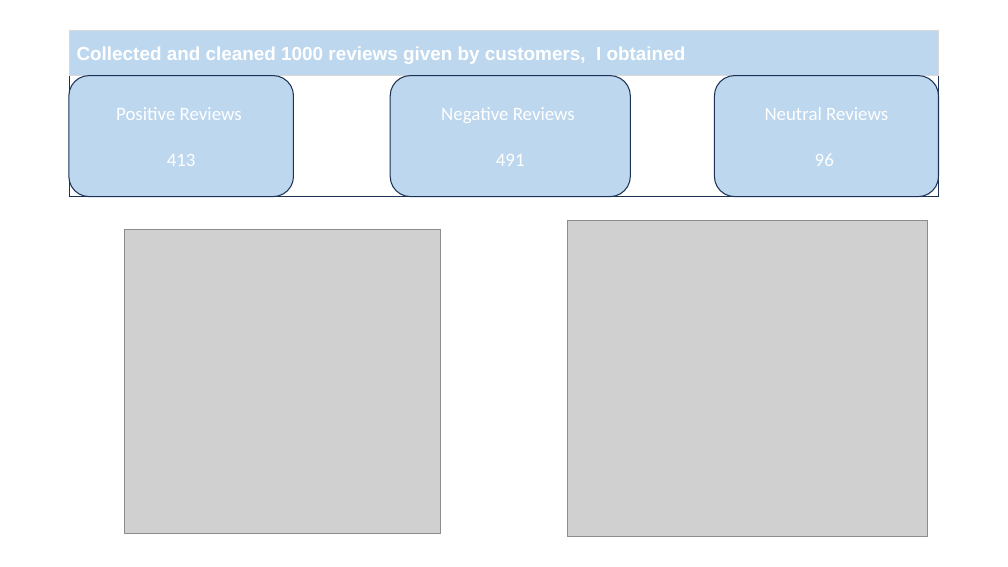
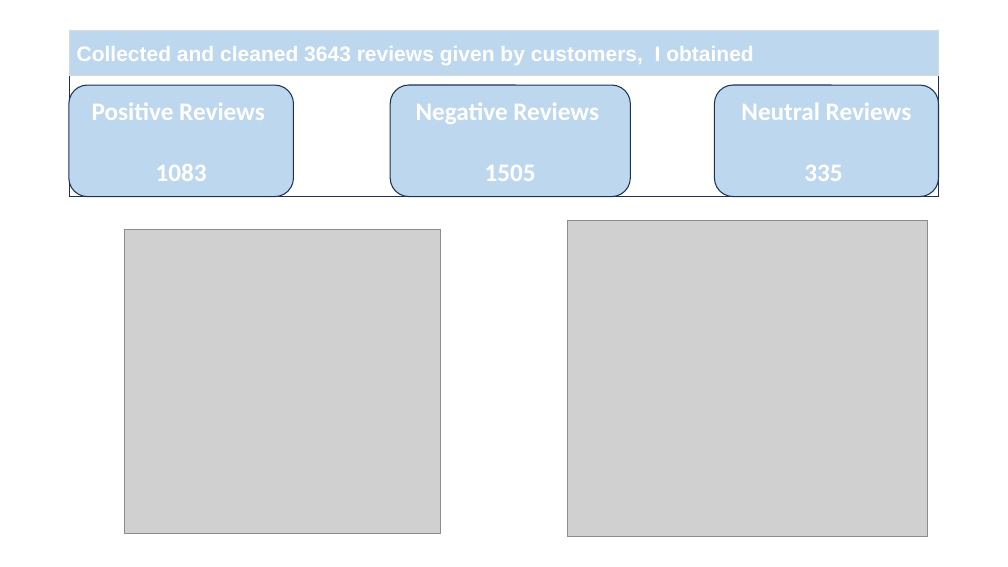
Before and after one commit to enwelumchiamaka/British-Airways-Virtual-Internship, a slide deck: slide 2 of Task 1 - Web Scraping to Gain Company Insight/Task-1 Presentation.pptx. Drawn at 1008x567 pixels with LibreOffice and Linux fonts; fonts in the diff are those of the drawing; grey boxes stand for pictures. Boxes give left, top, right and bottom in pixels: in the first picture for what was removed or moved away, otherwise in the second. Text is boxed around its words. In the diff, an @@ line names an element or a change of style, - is before the commit and + after.

```diff
--- a/Task 1 - Web Scraping to Gain Company Insight/Task-1 Presentation.pptx
+++ b/Task 1 - Web Scraping to Gain Company Insight/Task-1 Presentation.pptx
@@ text in rectangle at (x1=77, y1=46, x2=754, y2=65): text changed; size 18 to 20 pt @@
-Collected and cleaned 1000 reviews given by customers, I obtained
+Collected and cleaned 3643 reviews given by customers, I obtained
@@ rounded rectangle "Positive Reviews" resized from (x1=69, y1=76, x2=293, y2=197) to (x1=69, y1=85, x2=293, y2=197) @@
@@ rounded rectangle "Negative Reviews" resized from (x1=390, y1=76, x2=631, y2=197) to (x1=390, y1=85, x2=631, y2=197) @@
@@ rounded rectangle "Neutral Reviews" resized from (x1=715, y1=76, x2=938, y2=197) to (x1=715, y1=85, x2=938, y2=197) @@
@@ text in rounded rectangle at (x1=92, y1=102, x2=265, y2=120): size 18 to 24 pt, bold on in "Positive Reviews" @@
@@ text in rounded rectangle at (x1=416, y1=102, x2=599, y2=124): size 18 to 24 pt, bold on in "Negative Reviews" @@
@@ text in rounded rectangle at (x1=741, y1=102, x2=912, y2=120): size 18 to 24 pt, bold on in "Neutral Reviews" @@
@@ text in rounded rectangle at (x1=156, y1=164, x2=207, y2=181): text changed; size 18 to 24 pt; bold on @@
-413
+1083
@@ text in rounded rectangle at (x1=485, y1=165, x2=536, y2=181): text changed; size 18 to 24 pt; bold on @@
-491
+1505
@@ text in rounded rectangle at (x1=804, y1=165, x2=842, y2=181): text changed; size 18 to 24 pt; bold on @@
-96
+335
```
Also in this commit, not shown: 9 other files.
